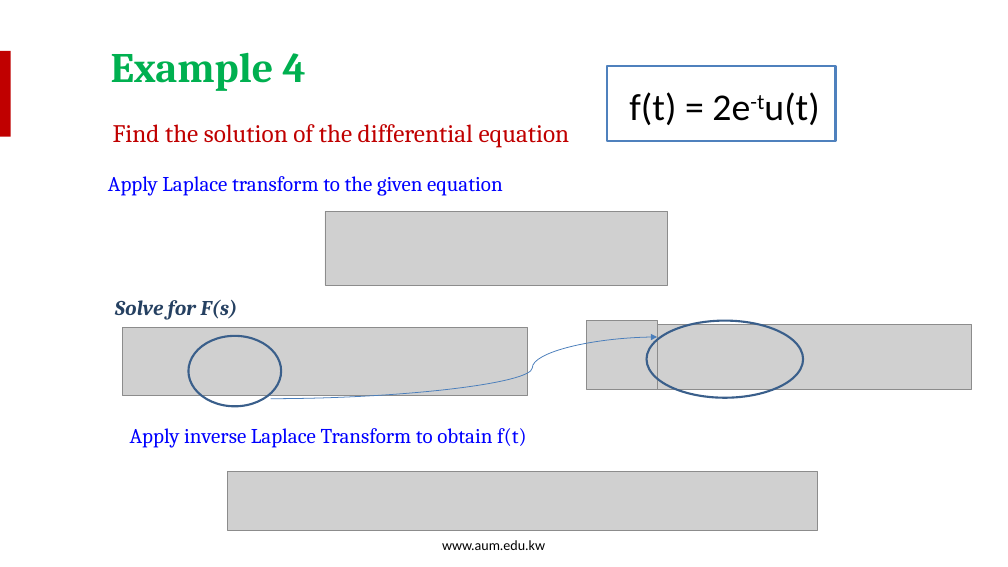
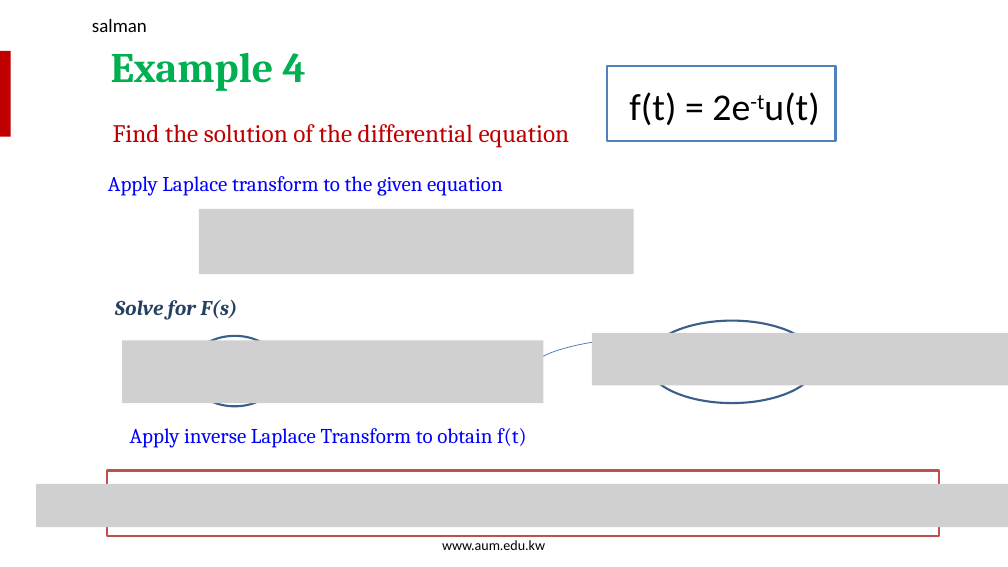
Before and after one commit to salmanrazzaq1993/AUM-WORK, a slide deck: slide 18 of PP WORK/Instructor Version/Week 4/Week 4 Lecture 1 - Partial Fraction.pptx. Drawn at 1008x567 pixels with LibreOffice and Linux fonts; fonts in the diff are those of the drawing; grey boxes stand for pictures; background and template pictures are left out. Boxes give left, top, right and bottom in pixels: in the first picture for what was removed or moved away, otherwise in the second. Text is boxed around its words. In the diff, an @@ line names an element or a change of style, - is before the commit and + after.

```diff
--- a/PP WORK/Instructor Version/Week 4/Week 4 Lecture 1 - Partial Fraction.pptx
+++ b/PP WORK/Instructor Version/Week 4/Week 4 Lecture 1 - Partial Fraction.pptx
@@ text added at <box>92,19,147,32</box>, 18 pt, text #000000 @@
+salman
@@ picture: place and size @@
-picture at <box>325,212,668,285</box>
+picture at <box>199,209,634,274</box>
@@ picture removed at <box>587,321,657,389</box> @@
@@ ellipse: place and size @@
-ellipse at <box>647,321,803,398</box>
+ellipse at <box>647,321,817,403</box>
@@ picture: place and size @@
-picture at <box>123,327,528,395</box>
+picture at <box>123,340,544,403</box>
@@ picture: place and size @@
-picture at <box>634,324,972,389</box>
+picture at <box>592,333,1008,385</box>
@@ rectangle added at <box>107,470,939,536</box>, fill #FFFFFF, outline #C0504D 2 pt @@
@@ picture: place and size @@
-picture at <box>227,472,817,530</box>
+picture at <box>36,484,1008,527</box>
```
